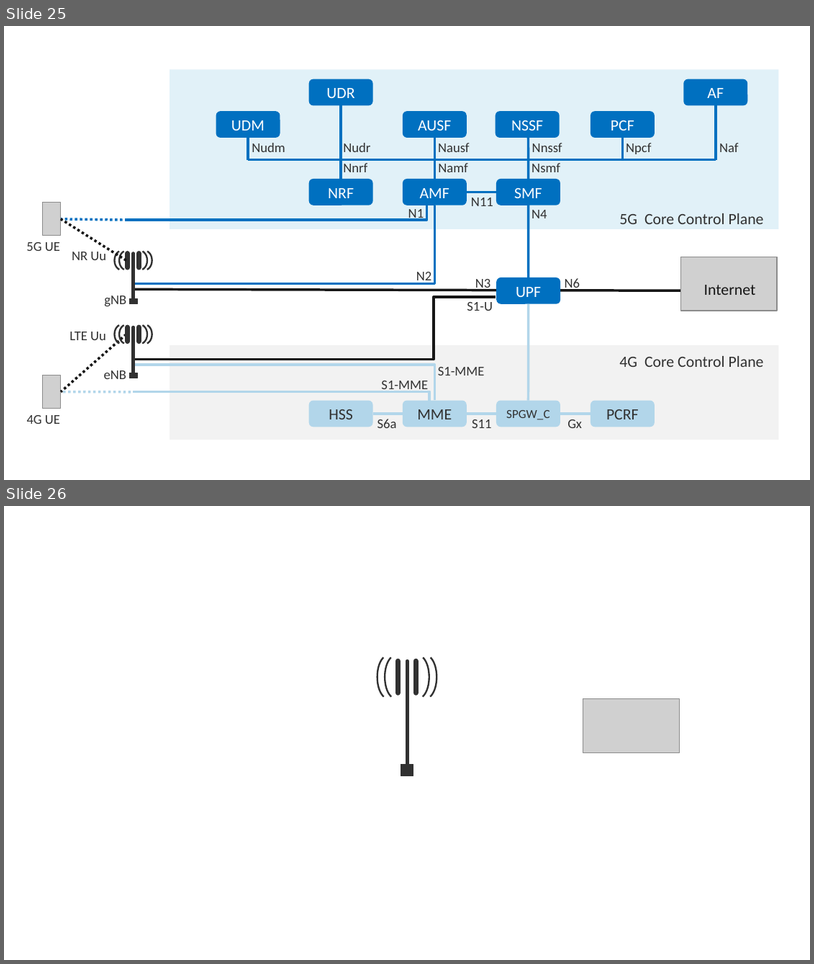
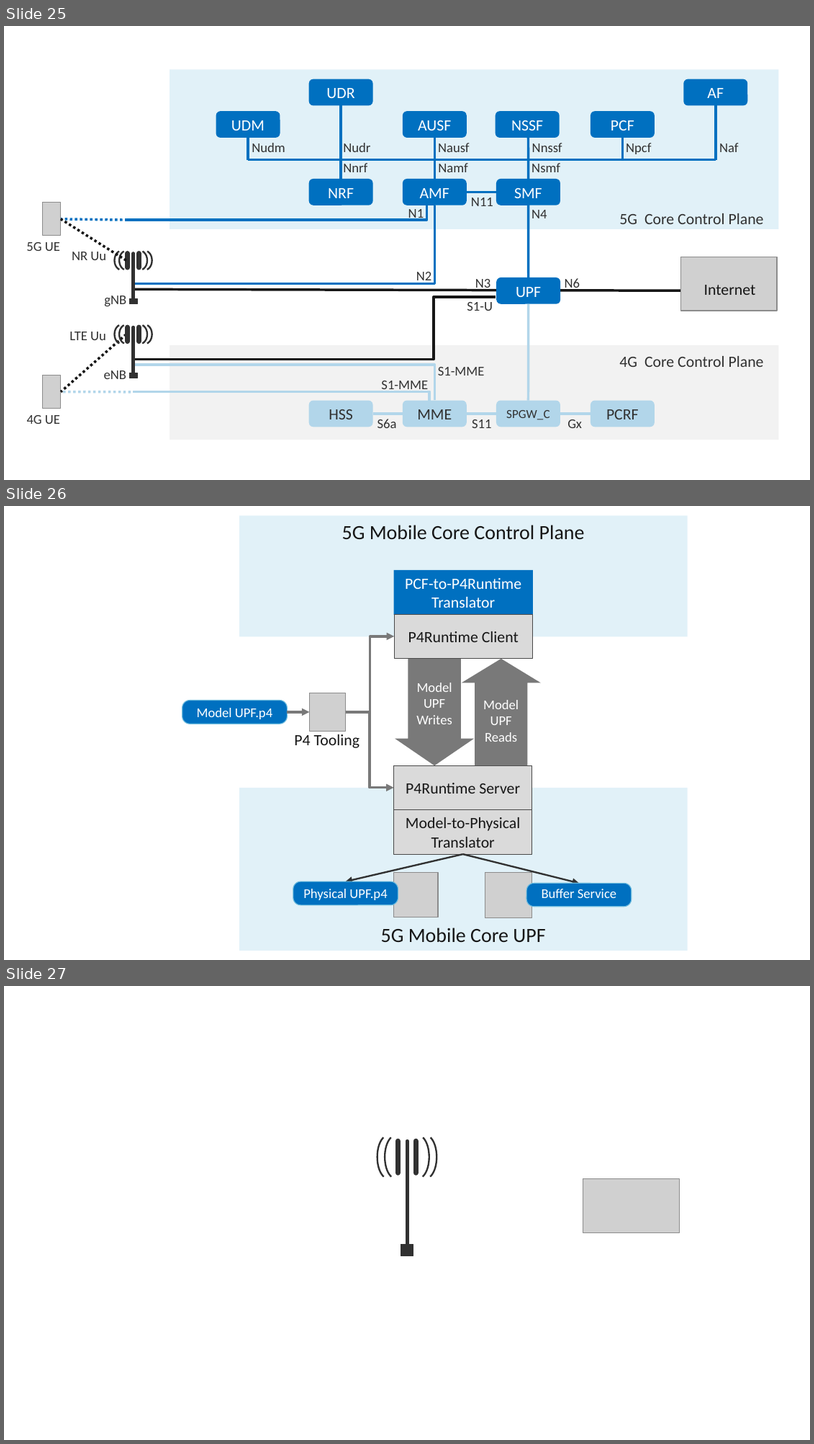
Before and after one commit to SystemsApproach/private5g, a slide deck: figures.pptx. Shown one above the other, each under a label of ours: slides 25 and 26 before the commit, slides 25, 26 and 27 after it. The pictures are 814x964 and 814x1444 pixels, drawn with LibreOffice and Linux fonts; fonts in the diff are those of the drawing; grey boxes stand for pictures. Boxes give left, top, right and bottom in pixels: in the first picture for what was removed or moved away, otherwise in the second. Text is boxed around its words. In the diff, an @@ line names an element or a change of style, - is before the commit and + after.

```diff
--- a/figures.pptx
+++ b/figures.pptx
@@ slide 26 added at bbox=[4, 506, 810, 960], background #FFFFFF @@
@@ rectangle added at bbox=[239, 515, 688, 636], fill #E1F1F8, 18 pt, text #161616 @@
+5G Mobile Core Control Plane
@@ rounded rectangle added at bbox=[394, 569, 534, 614], fill #0070C0, 14 pt, text #FFFFFF @@
+PCF-to-P4Runtime
+Translator
@@ rectangle added at bbox=[394, 614, 533, 659], fill #DADADA, outline #4A4A4A 0.75 pt, 14 pt, text #161616 @@
+P4Runtime Client
@@ elbow arrow added from (346, 712) to (394, 636), #7A7A7A 2.25 pt @@
@@ down arrow added at bbox=[395, 659, 474, 766], fill #7A7A7A, 12 pt, text #FFFFFF @@
+Model
+UPF
+Writes
@@ up arrow added at bbox=[462, 659, 541, 765], fill #7A7A7A, 12 pt, text #FFFFFF @@
+Model
+UPF
+Reads
@@ picture added at bbox=[309, 693, 346, 731] @@
@@ rounded rectangle added at bbox=[183, 700, 287, 723], fill #0070C0, outline #6BBADD 0.75 pt, 12 pt, text #FFFFFF @@
+Model UPF.p4
@@ arrow added from (287, 712) to (309, 712), #7A7A7A 2.25 pt @@
@@ elbow arrow added from (346, 712) to (394, 788), #7A7A7A 2.25 pt @@
@@ text added at bbox=[294, 734, 360, 748], 14 pt, text #161616 @@
+P4 Tooling
@@ rectangle added at bbox=[394, 766, 533, 810], fill #DADADA, outline #4A4A4A 0.75 pt, 14 pt, text #161616 @@
+P4Runtime Server
@@ rectangle added at bbox=[239, 788, 688, 950], fill #E1F1F8, 18 pt, text #161616 @@
+5G Mobile Core UPF
@@ rectangle added at bbox=[394, 809, 533, 854], fill #DADADA, outline #4A4A4A 0.75 pt, 14 pt, text #161616 @@
+Model-to-Physical Translator
@@ arrow added from (463, 854) to (346, 881), #313131 1.5 pt @@
@@ picture added at bbox=[394, 872, 439, 916] @@
@@ arrow added from (463, 854) to (579, 883), #313131 1.5 pt @@
@@ picture added at bbox=[486, 872, 533, 918] @@
@@ rounded rectangle added at bbox=[293, 881, 399, 904], fill #0070C0, outline #6BBADD 0.75 pt, 12 pt, text #FFFFFF @@
+Physical UPF.p4
@@ rounded rectangle added at bbox=[527, 883, 631, 906], fill #0070C0, outline #6BBADD 0.75 pt, 12 pt, text #FFFFFF @@
+Buffer Service
@@ what was slide 26 is now slide 27 @@
```
Also in this commit, not shown: 3 other files.
